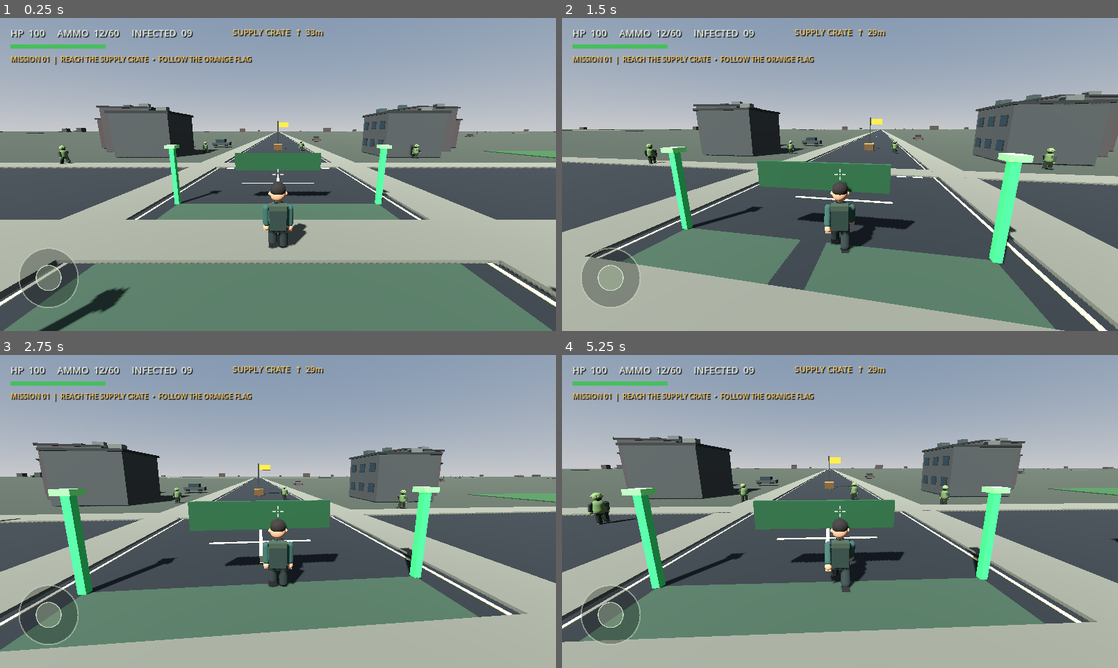
Above: before the commit, frames 1-4 (two rows, left to right).
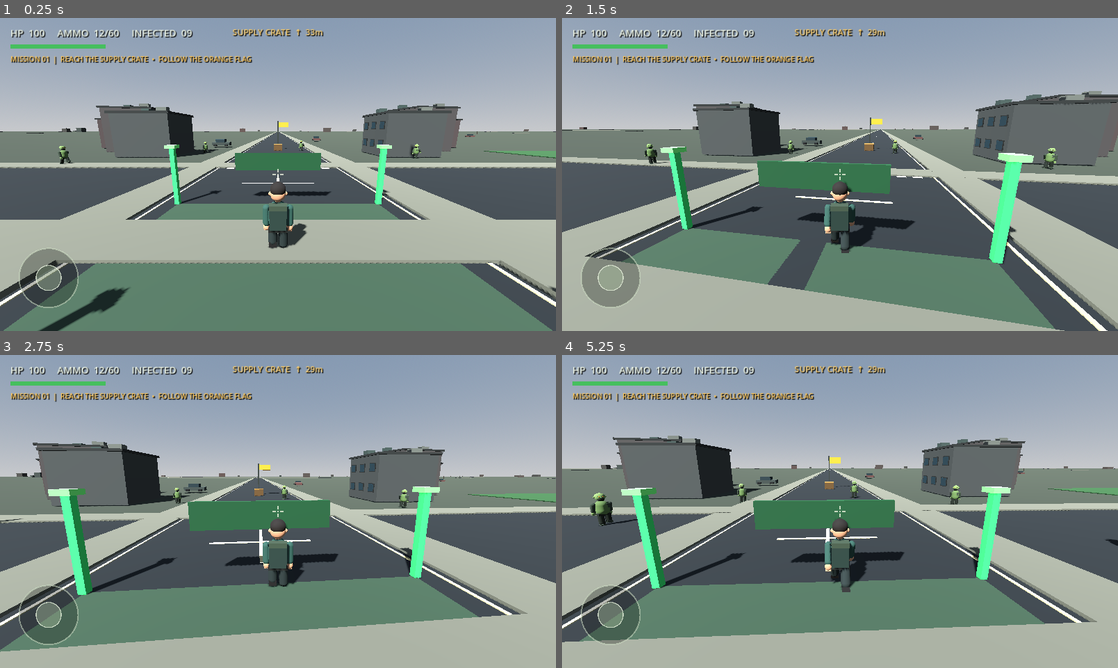
Above: after the commit, the same moments.

Repository: aljunatis40-alt/zombie-world-survivor
Game: Godot game, scene res://scenes/main.tscn
The game is run twice, just before and just after one commit, with the same random seed, the same clock (stepped at 60 frames per second) and the same inputs.
Inputs (mouse positions are in pixels of both pictures, inside the frame that each line leads up to):
- Up to frame 1 (0.25 s): no input
- Up to frame 2 (1.5 s): move the mouse to (867, 174) at 0.52 s; hold W (move_forward) from 0.53 s (still down); click (867, 174) at 0.6 s; move the mouse to (812, 174) at 1.27 s; tap Shift (sprint) at 1.35 s
- Up to frame 3 (2.75 s): keep holding W (move_forward); move the mouse to (289, 505) at 2.02 s; click (289, 505) at 2.1 s
- Up to frame 4 (5.25 s): keep holding W (move_forward); move the mouse to (834, 517) at 2.77 s; tap Shift (sprint) at 2.85, 4.35 s; move the mouse to (878, 514) at 3.52 s; click (878, 514) at 3.6 s; move the mouse to (795, 508) at 4.27 s; move the mouse to (845, 511) at 5.02 s; click (845, 511) at 5.1 s

The runs differ from the first frame. In frame 1, less than 0.1% of the frame differs, in the area x 10-76%, y 40-47%; in frame 2, 0.1%; in frame 3, 0.1%; in frame 4, 0.6%, in the area x 4-100%, y 40-61%.

Commit message:
Sample 10: Connect mobile crouch control

Diff:
--- a/scripts/game.gd
+++ b/scripts/game.gd
@@ -38,6 +38,7 @@
 	hud.jump_requested.connect(_on_jump_requested)
 	hud.sprint_changed.connect(_on_sprint_changed)
 	hud.sit_requested.connect(_on_sit_requested)
+	hud.crouch_changed.connect(_on_crouch_changed)
 	player.connect("footstep", func(): _play_sound("footstep"))
 	player.connect("jumped", func(): _play_sound("jump"))
 	player.connect("landed", func(): _play_sound("land"))
@@ -77,6 +78,10 @@
 func _on_sprint_changed(active: bool) -> void:
 	if is_instance_valid(player):
 		player.call("set_mobile_sprint", active)
+
+func _on_crouch_changed(active: bool) -> void:
+	if is_instance_valid(player):
+		player.call("set_crouched", active)
 
 func _on_reload_requested() -> void:
 	if is_reloading or magazine_ammo >= 12 or reserve_ammo <= 0:
